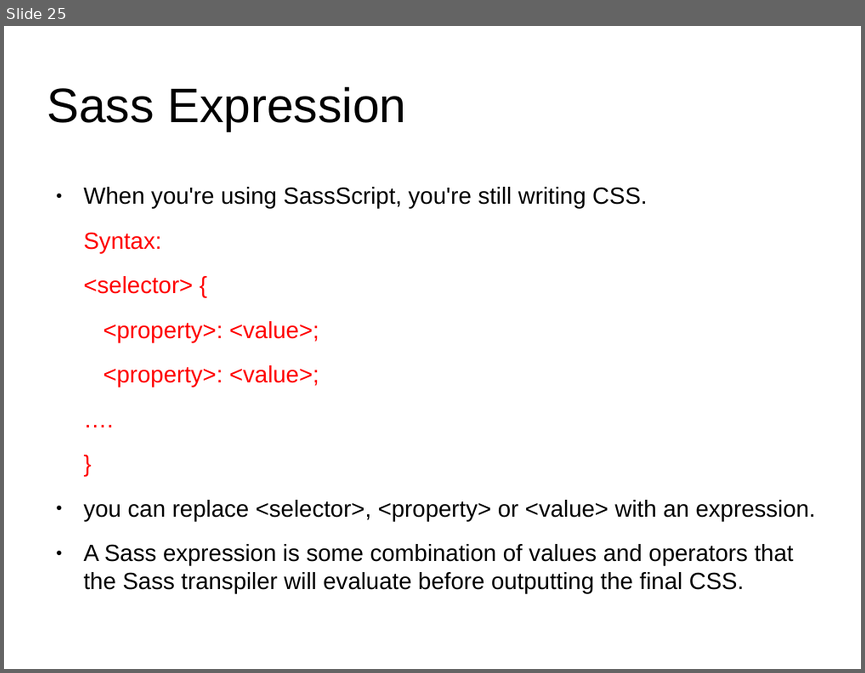
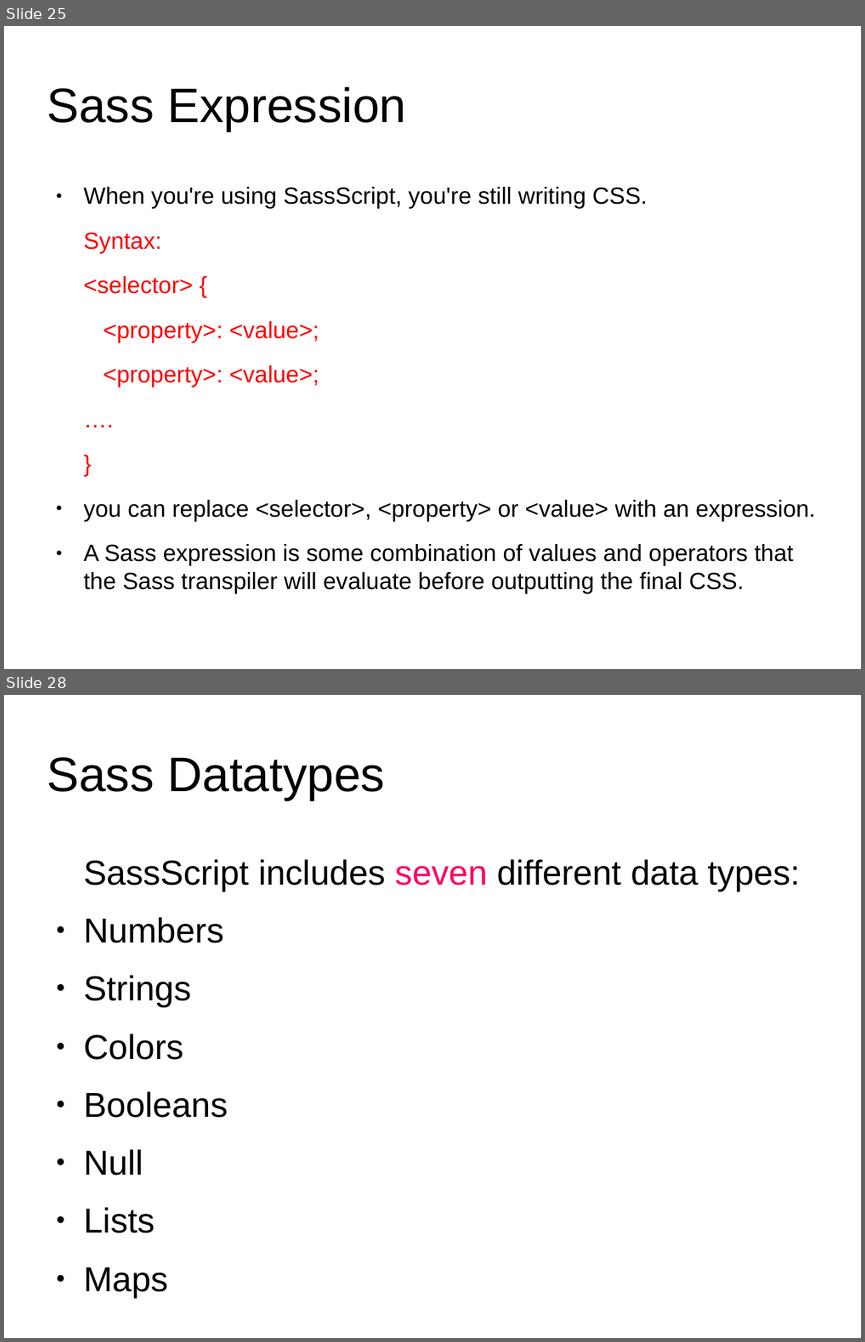
Before and after one commit to anumsh/SASS-Basics, a slide deck: SASS_basics.odp. Shown one above the other, each under a label of ours: slide 25 before the commit, slides 25 and 28 after it; the slides between them are not shown. The pictures are 865x673 and 865x1342 pixels, drawn with LibreOffice and Linux fonts; fonts in the diff are those of the drawing; background and template pictures are left out. Boxes give left, top, right and bottom in pixels: in the first picture for what was removed or moved away, otherwise in the second. Text is boxed around its words. In the diff, an @@ line names an element or a change of style, - is before the commit and + after.

Commit message:
feat: Sass Datatypes

```diff
--- a/SASS_basics.odp
+++ b/SASS_basics.odp
@@ slide 28 added at box(4, 695, 861, 1338), background #FFFFFF @@
@@ title added at box(46, 757, 385, 800), 44.8 pt, text #000000 @@
+Sass Datatypes
@@ text added at box(84, 859, 800, 1233), 32.1 pt, text #000000 @@
+SassScript includes seven different data types:
+● Numbers
+● Strings
+● Colors
+● Booleans
+● Null
+● Lists
+● Maps
```
Also in this commit, not shown: 1 slide changed, 3 other slides added.
